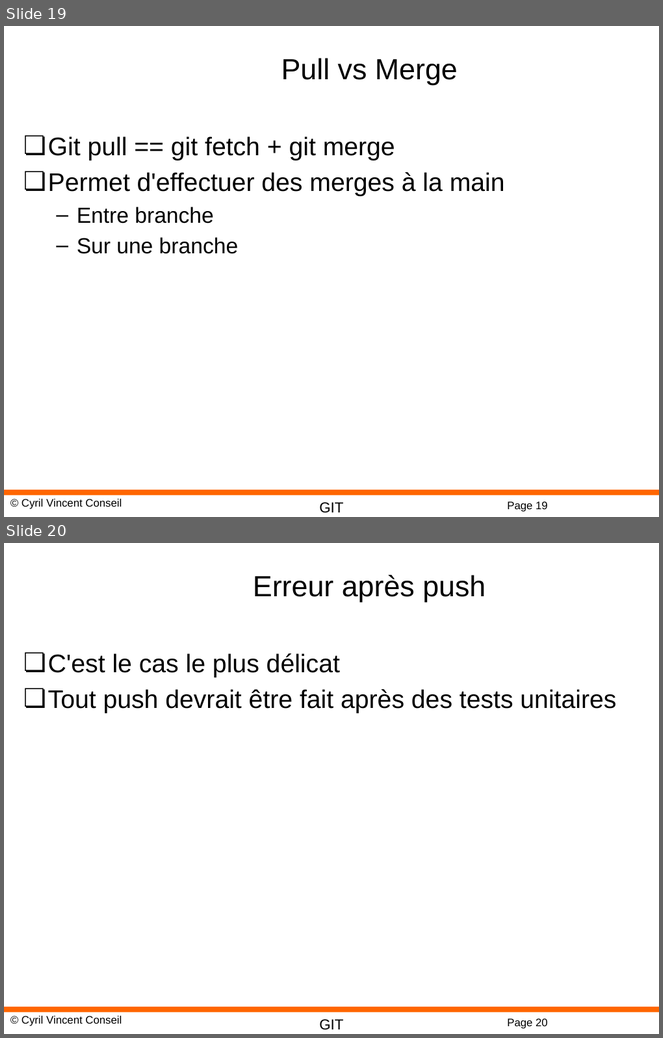
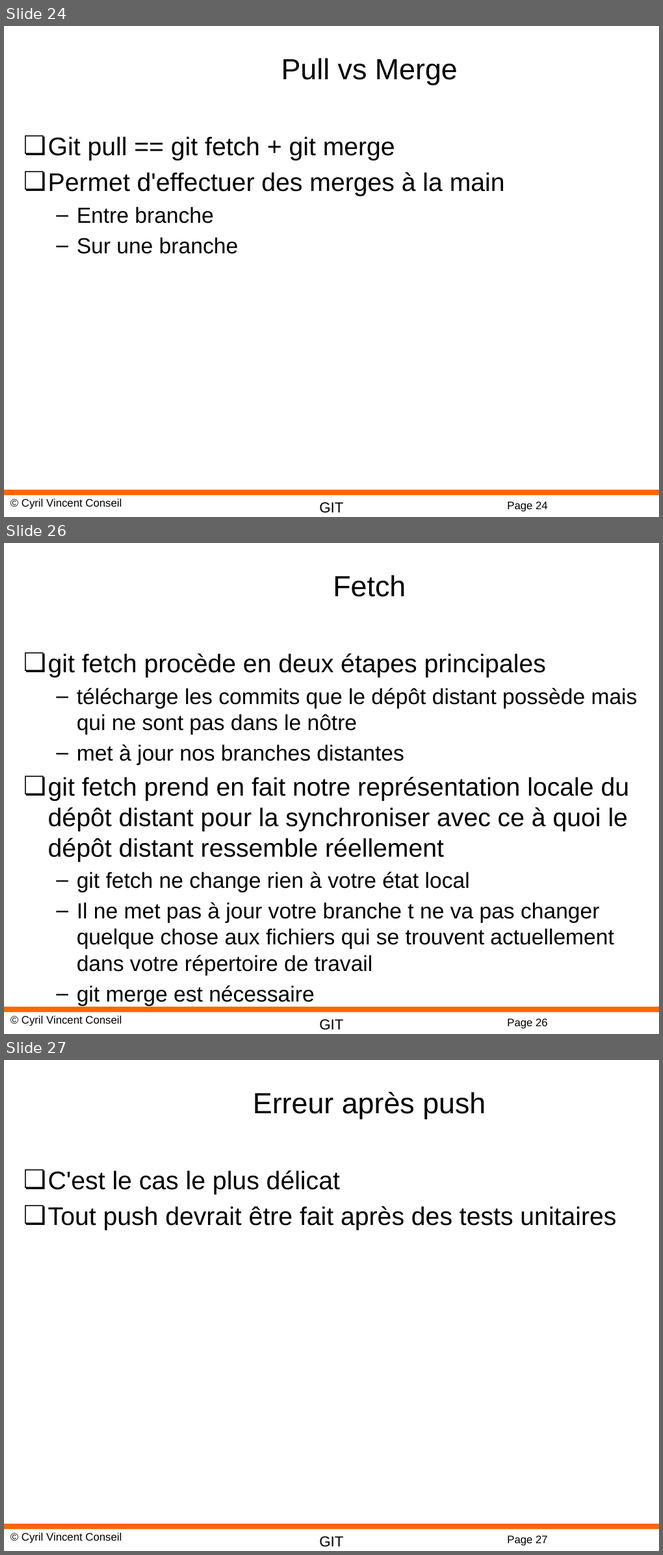
Before and after one commit to cyrilvincent/git, a slide deck: ppt/GIT05-Conflicts.pptx. Shown one above the other, each under a label of ours: slides 19 and 20 before the commit, slides 24, 26 and 27 after it; the slides between them are not shown. The pictures are 663x1038 and 663x1555 pixels, drawn with LibreOffice and Linux fonts; fonts in the diff are those of the drawing; background and template pictures are left out. Boxes give left, top, right and bottom in pixels: in the first picture for what was removed or moved away, otherwise in the second. Text is boxed around its words. In the diff, an @@ line names an element or a change of style, - is before the commit and + after.

```diff
--- a/ppt/GIT05-Conflicts.pptx
+++ b/ppt/GIT05-Conflicts.pptx
@@ slide 26 added at box(4, 543, 659, 1034), background #FFFFFF; not listed: 4 template elements that a slide beside it also shows @@
@@ title added at box(333, 575, 406, 597), 32 pt, text #000000 @@
+Fetch
@@ text added at box(48, 653, 638, 1006), 24 pt, text #000000 @@
+❏ git fetch procède en deux étapes principales
+  – télécharge les commits que le dépôt distant possède mais qui ne sont pas dans le nôtre
+  – met à jour nos branches distantes
+❏ git fetch prend en fait notre représentation locale du dépôt distant pour la synchroniser avec ce à quoi le dépôt distant ressemble réellement
+  – git fetch ne change rien à votre état local
+  – Il ne met pas à jour votre branche t ne va pas changer quelque chose aux fichiers qui se trouvent actuellement dans votre répertoire de travail
+  – git merge est nécessaire
@@ what was slide 19 is now slide 24 @@
@@ page number at box(507, 502, 548, 512): text changed @@
-Page 19
+Page 24
@@ what was slide 20 is now slide 27 @@
@@ page number at box(507, 1536, 548, 1546): text changed @@
-Page 20
+Page 27
```
Also in this commit, not shown: 1 slide changed, 6 other slides added, 3 other files.
